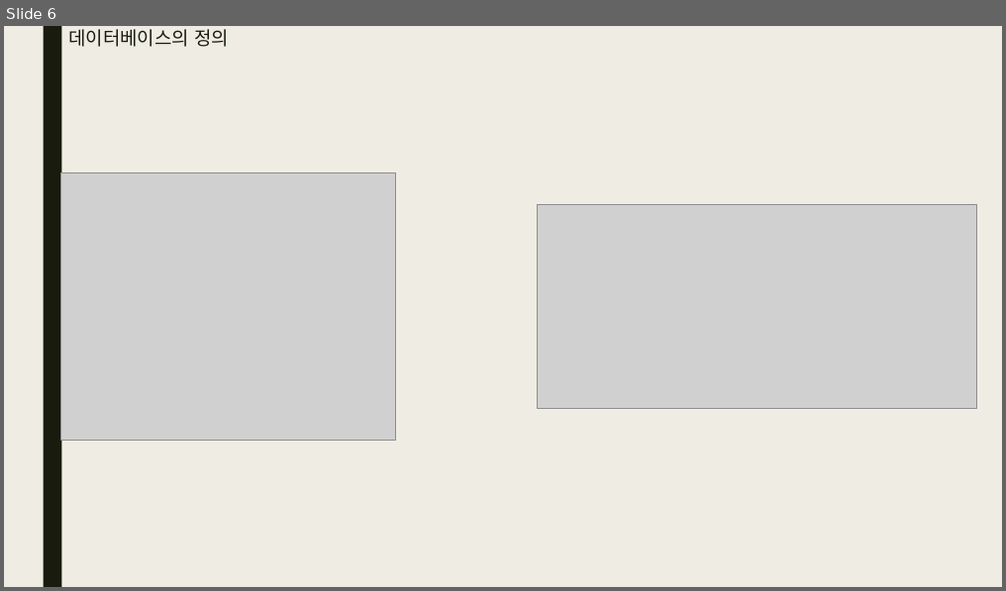
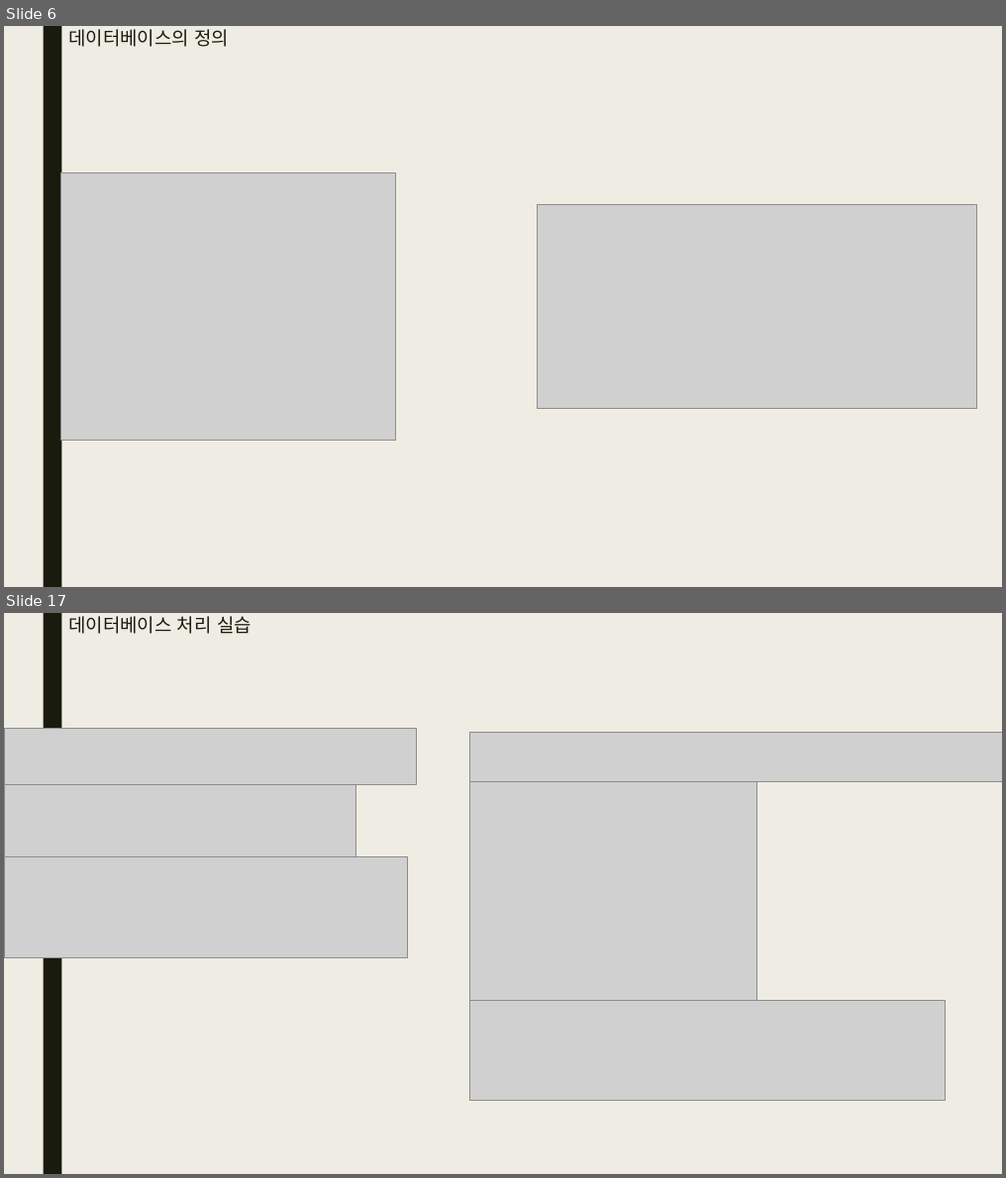
Before and after one commit to bino0130/politec-python, a slide deck: 파이썬 과제/파이썬 12강 과제 남정현.pptx. Shown one above the other, each under a label of ours: slide 6 before the commit, slides 6 and 17 after it; the slides between them are not shown. The pictures are 1006x591 and 1006x1178 pixels, drawn with LibreOffice and Linux fonts; fonts in the diff are those of the drawing; grey boxes stand for pictures. Boxes give left, top, right and bottom in pixels: in the first picture for what was removed or moved away, otherwise in the second. Text is boxed around its words. In the diff, an @@ line names an element or a change of style, - is before the commit and + after.

```diff
--- a/파이썬 과제/파이썬 12강 과제 남정현.pptx
+++ b/파이썬 과제/파이썬 12강 과제 남정현.pptx
@@ slide 17 added at (4, 613, 1002, 1174), background #EFEDE3; not listed: 1 template element that a slide beside it also shows @@
@@ title added at (68, 616, 252, 634), 18 pt, text #191B0E @@
+데이터베이스 처리 실습
@@ picture added at (4, 728, 417, 785) @@
@@ picture added at (470, 732, 1002, 781) @@
@@ picture added at (4, 785, 355, 858) @@
@@ picture added at (470, 781, 756, 1001) @@
@@ picture added at (4, 858, 408, 959) @@
@@ picture added at (470, 1001, 945, 1100) @@
```
Also in this commit, not shown: 1 slide changed, 18 other slides added, 6 slides removed.
